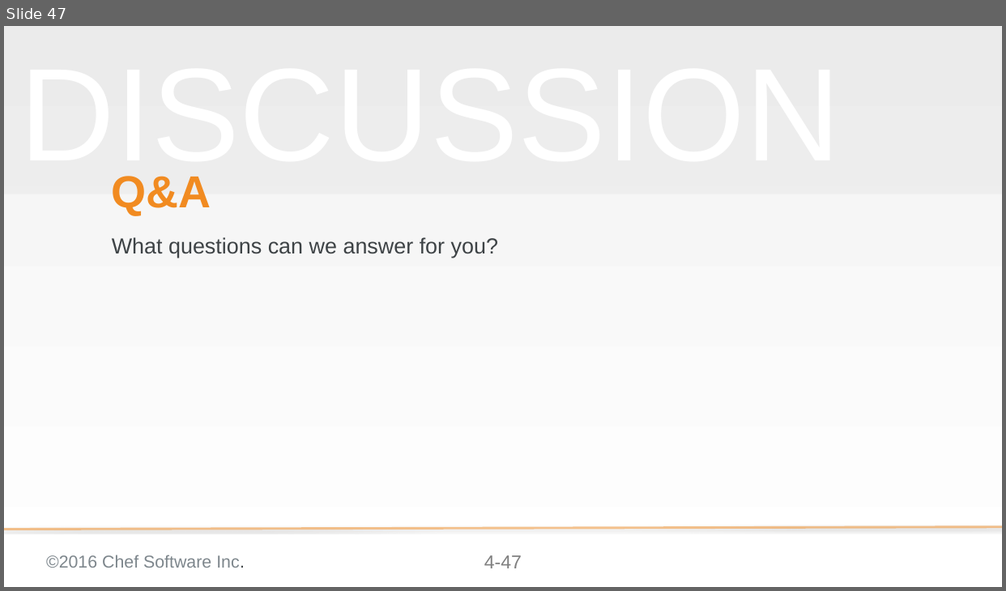
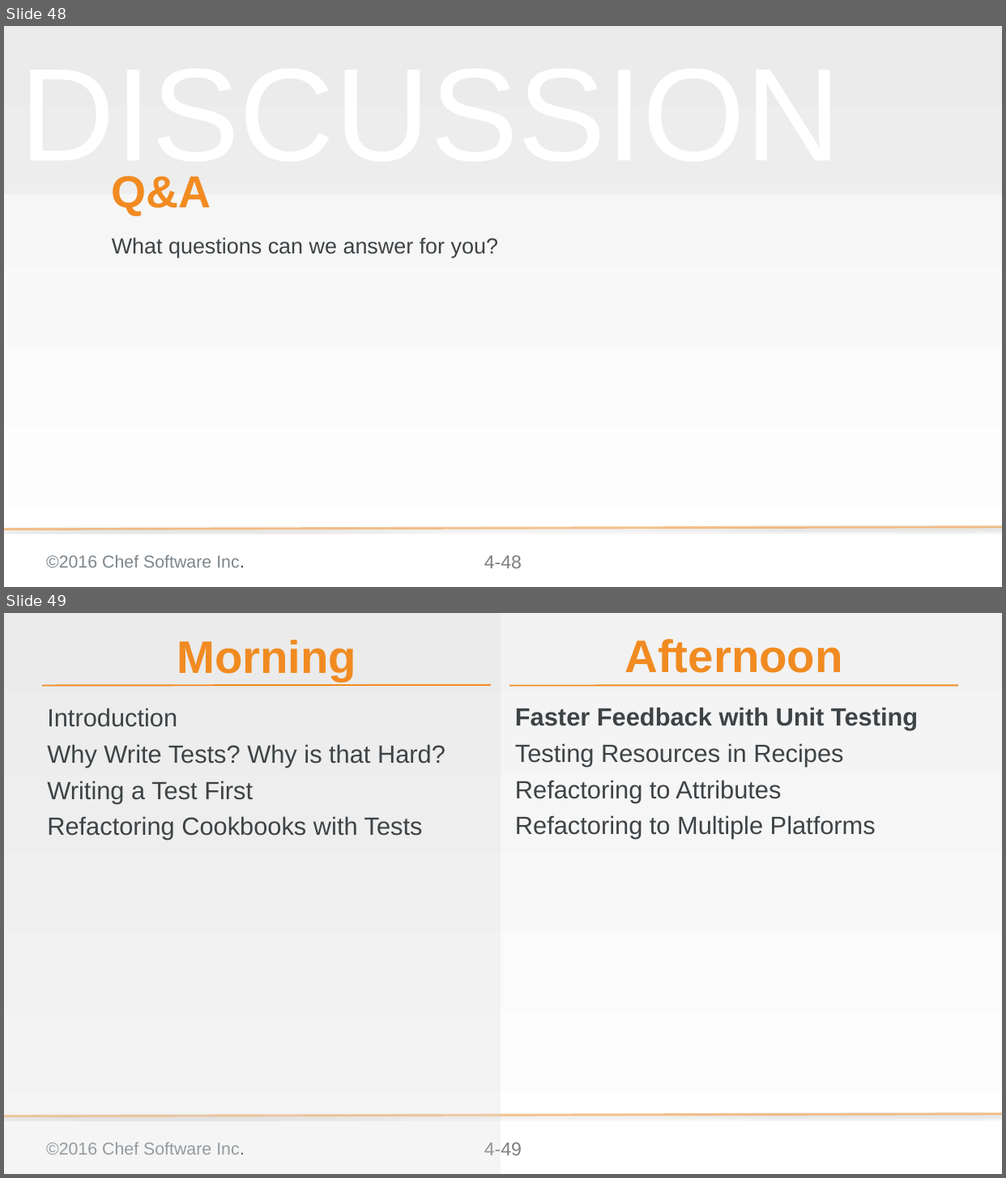
Before and after one commit to chef-training/test_driven_cookbook_development, a slide deck: 04-refactoring_cookbooks_with_tests.pptx. Shown one above the other, each under a label of ours: slide 47 before the commit, slides 48 and 49 after it. The pictures are 1006x591 and 1006x1178 pixels, drawn with LibreOffice and Linux fonts; fonts in the diff are those of the drawing; background and template pictures are left out. Boxes give left, top, right and bottom in pixels: in the first picture for what was removed or moved away, otherwise in the second. Text is boxed around its words. In the diff, an @@ line names an element or a change of style, - is before the commit and + after.

```diff
--- a/04-refactoring_cookbooks_with_tests.pptx
+++ b/04-refactoring_cookbooks_with_tests.pptx
@@ slide 49 added at box(4, 613, 1002, 1174), background gradient #F2F2F2 to #FFFFFF; not listed: 3 template elements that a slide beside it also shows @@
@@ rectangle added at box(4, 613, 501, 1174), fill #D9D9D9 at 25% opacity @@
@@ text added at box(177, 640, 356, 682), 58.7 pt, text #F18B21, bold @@
+Morning
@@ text added at box(624, 639, 842, 673), 58.7 pt, text #F18B21, bold @@
+Afternoon
@@ line added from (42, 685) to (491, 685), #F18B21 2 pt @@
@@ line added from (509, 685) to (958, 685), #F18B21 2 pt @@
@@ text added at box(47, 708, 445, 840), 32 pt, text #3E4346 @@
+Introduction
+Why Write Tests? Why is that Hard?
+Writing a Test First
+Refactoring Cookbooks with Tests
@@ text added at box(515, 707, 918, 839), 32 pt, text #3E4346 @@
+Faster Feedback with Unit Testing
+Testing Resources in Recipes
+Refactoring to Attributes
+Refactoring to Multiple Platforms
@@ what was slide 47 is now slide 48 @@
@@ page number at box(484, 556, 522, 569): text changed @@
-4-47
+4-48
```
Also in this commit, not shown: 13 slides changed, 1 other slide added.
